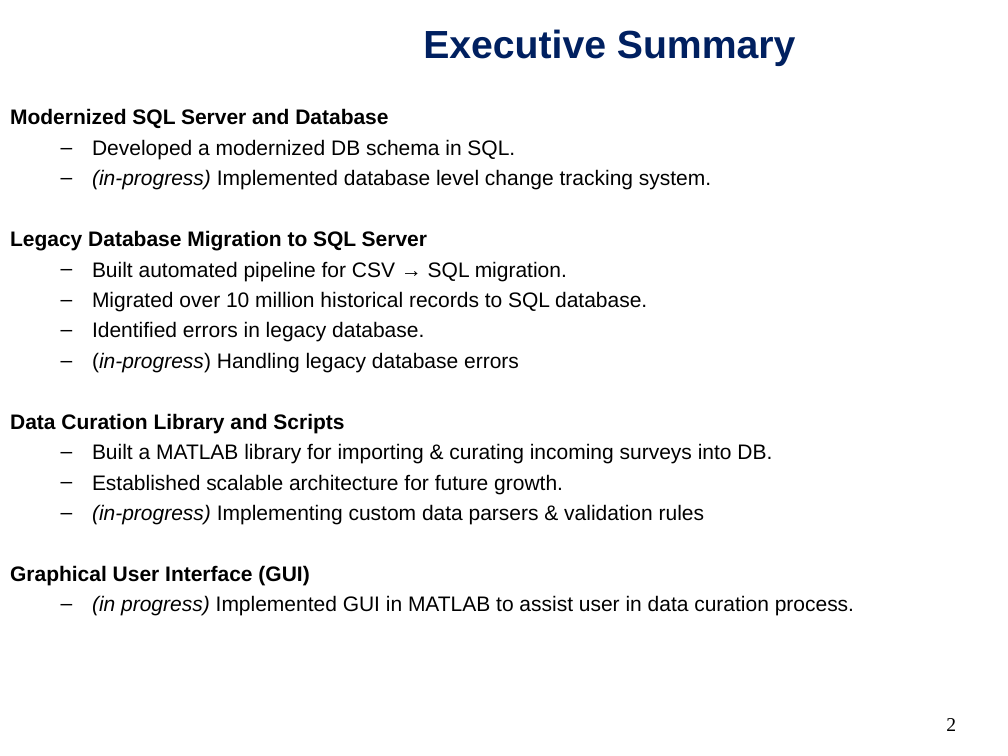
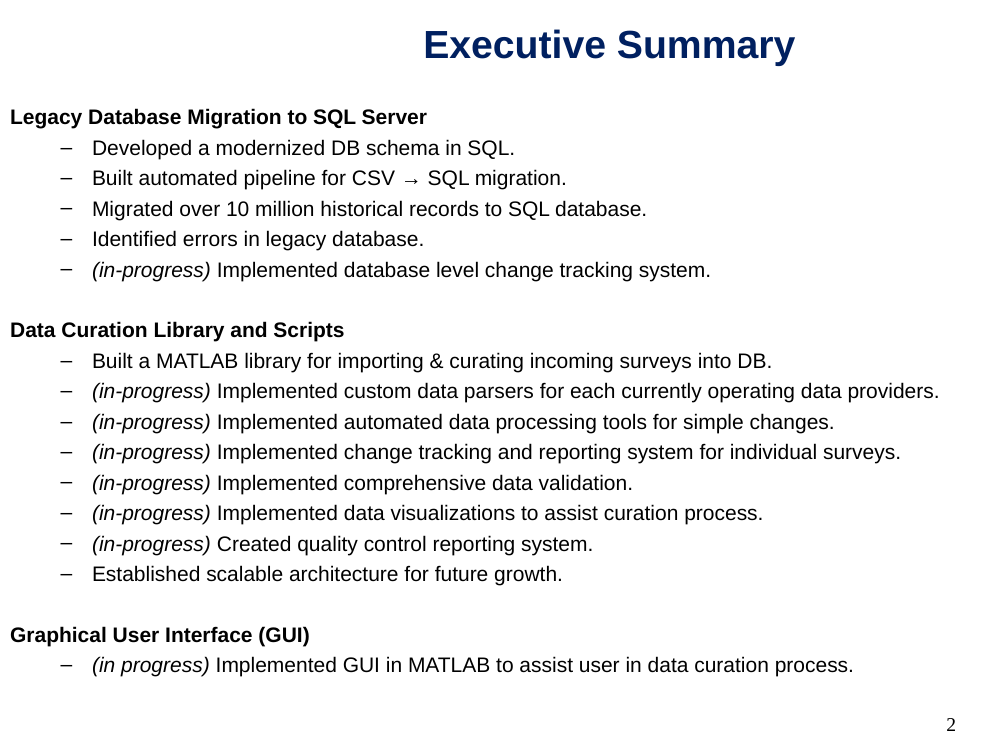
Before and after one commit to bethanylroberts/test-project, a slide deck: slide 2 of pub/NARWCDB-progress_report-20251112.ppt. Drawn at 1008x756 pixels with LibreOffice and Linux fonts; fonts in the diff are those of the drawing; background and template pictures are left out. Boxes give left, top, right and bottom in pixels: in the first picture for what was removed or moved away, otherwise in the second. Text is boxed around its words. In the diff, an @@ line names an element or a change of style, - is before the commit and + after.

```diff
--- a/pub/NARWCDB-progress_report-20251112.ppt
+++ b/pub/NARWCDB-progress_report-20251112.ppt
@@ text at box(10, 108, 427, 129): text changed @@
-Modernized SQL Server and Database
+Legacy Database Migration to SQL Server
@@ text at box(10, 169, 711, 251): paragraphs removed @@
-  – (in-progress) Implemented database level change tracking system.
-Legacy Database Migration to SQL Server
@@ text at box(92, 261, 711, 281): text changed @@
-  – (in-progress) Handling legacy database errors
+  – (in-progress) Implemented database level change tracking system.
@@ text at box(92, 382, 940, 555): paragraphs added @@
+  – (in-progress) Implemented custom data parsers for each currently operating data providers.
+  – (in-progress) Implemented automated data processing tools for simple changes.
+  – (in-progress) Implemented change tracking and reporting system for individual surveys.
+  – (in-progress) Implemented comprehensive data validation.
+  – (in-progress) Implemented data visualizations to assist curation process.
+  – (in-progress) Created quality control reporting system.
@@ text at box(92, 504, 704, 525): paragraph removed @@
-  – (in-progress) Implementing custom data parsers & validation rules
```
Also in this commit, not shown: 7 other slides changed, 5 slides added, 11 slides removed, 1 other file.
